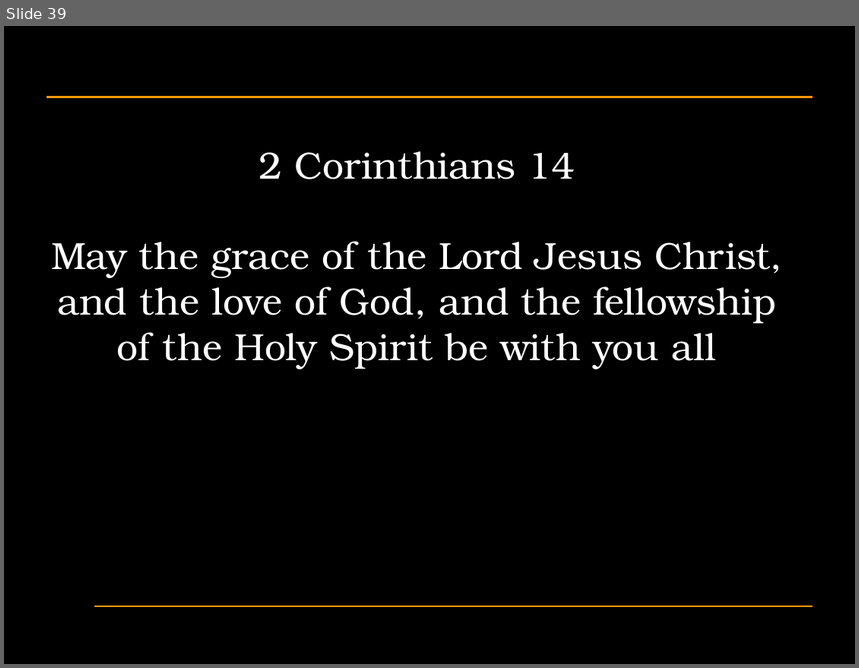
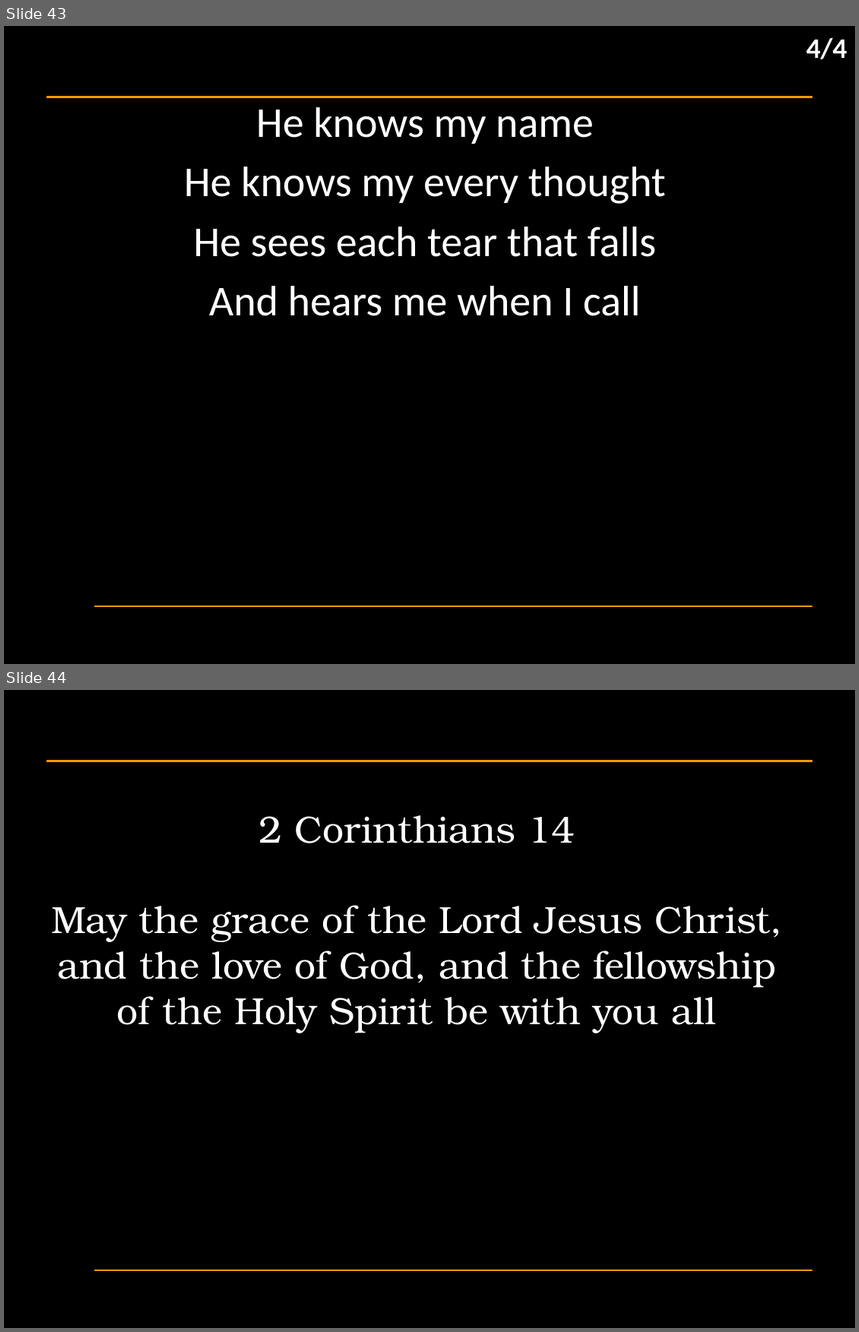
Before and after one commit to hoo-are-ya/worship, a slide deck: docs/songs_2024-09-29.pptx. Shown one above the other, each under a label of ours: slide 39 before the commit, slides 43 and 44 after it. The pictures are 859x668 and 859x1332 pixels, drawn with LibreOffice and Linux fonts; fonts in the diff are those of the drawing; background and template pictures are left out. Boxes give left, top, right and bottom in pixels: in the first picture for what was removed or moved away, otherwise in the second. Text is boxed around its words. In the diff, an @@ line names an element or a change of style, - is before the commit and + after.

Commit message:
added he knows my name

```diff
--- a/docs/songs_2024-09-29.pptx
+++ b/docs/songs_2024-09-29.pptx
@@ slide 43 added at box(4, 26, 855, 664), background #000000; not listed: 2 template elements that a slide beside it also shows @@
@@ text added at box(807, 37, 848, 59), 24 pt, text #FFFFFF, bold @@
+4/4
@@ subtitle added at box(184, 107, 666, 316), 36 pt, text #FFFFFF @@
+He knows my name
+He knows my every thought
+He sees each tear that falls
+And hears me when I call
@@ what was slide 39 is now slide 44 @@
```
Also in this commit, not shown: 4 other slides added, 2 other files.
